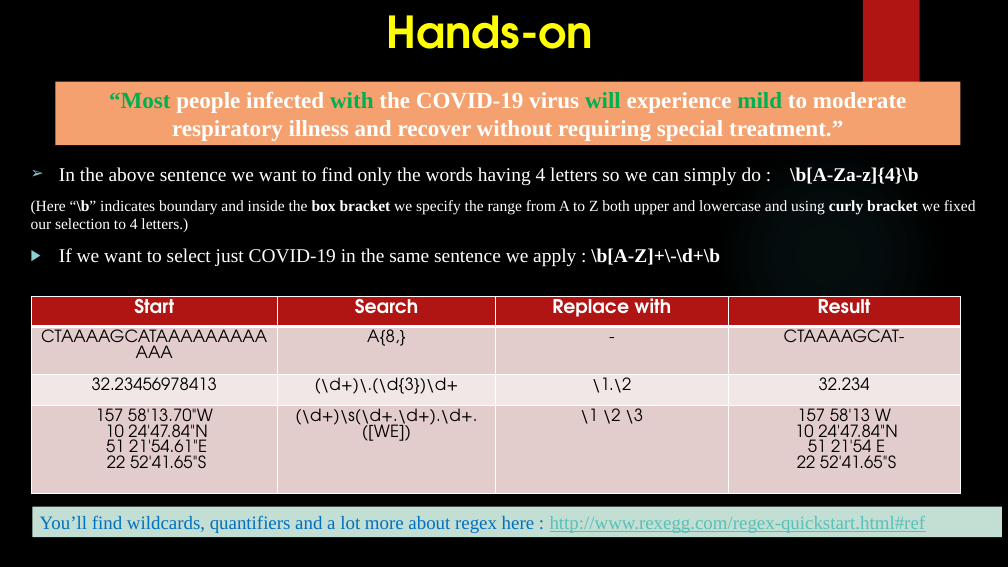
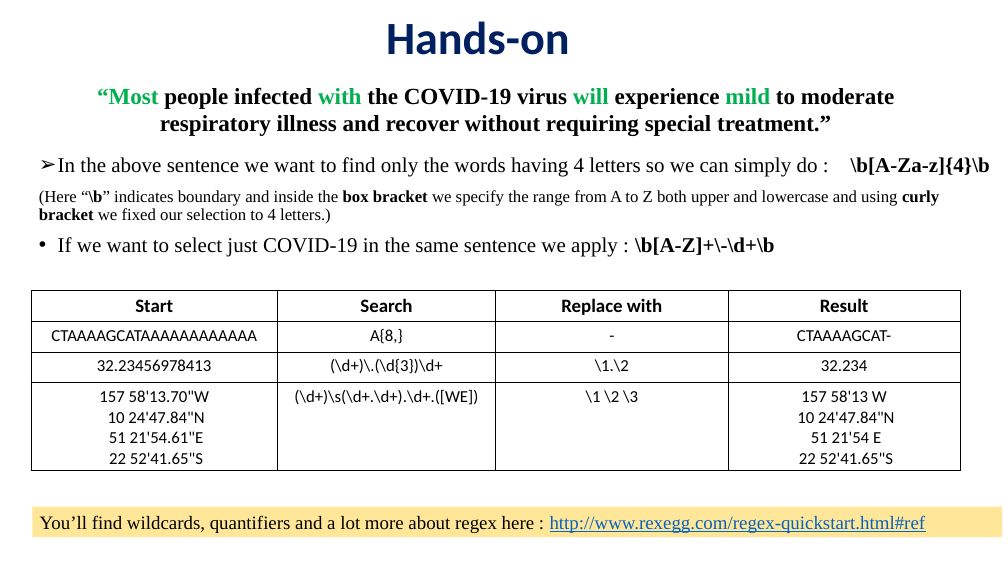
Before and after one commit to mehedi-stat/Learning-Periods, a slide deck: slide 4 of Regex_final.pptx. Drawn at 1008x567 pixels with LibreOffice and Linux fonts; fonts in the diff are those of the drawing; background and template pictures are left out. Boxes give left, top, right and bottom in pixels: in the first picture for what was removed or moved away, otherwise in the second. Text is boxed around its words. In the diff, an @@ line names an element or a change of style, - is before the commit and + after.

```diff
--- a/Regex_final.pptx
+++ b/Regex_final.pptx
@@ background picture (left out) to #FFFFFF @@
@@ title "Hands-on" at [386, 21, 570, 55]: size 42 to 44 pt, font TeX Gyre Adventor to Calibri, text colour #FFFF00 to #002060; line spacing 1 to 0.9; vertical alignment top to middle @@
@@ rectangle removed at [863, 0, 920, 95] @@
@@ text "“Most people infected with the ...": place and size @@
-text "“Most people infected with the ..." at [55, 82, 960, 145]
+text "“Most people infected with the ..." at [97, 87, 894, 136]
@@ text "“Most people infected with the ..." at [97, 87, 894, 136]: text colour #FFFFFF to #000000 in "people infected the COVID-19 virus experience to ..."; fill #F4A16F to none @@
@@ ellipse removed at [712, 138, 944, 371] @@
@@ text "In the above sentence we ...": place and size @@
-text "In the above sentence we ..." at [31, 167, 976, 266]
+text "In the above sentence we ..." at [39, 157, 990, 257]
@@ text "In the above sentence we ..." at [39, 157, 990, 257]: size 18.5 to 20 pt in "In the above sentence we want to ...", "If we want to select just COVID-19 ..."; text colour #FFFFFF to #000000; size 14.8 to 16 pt in "(Here “\b” indicates boundary and inside the ..."; indent changed; line spacing 1 to 0.9; bullet ▶ to • @@
@@ table at [31, 291, 960, 471] @@
@@ fill #B01513 to none in row 1 @@
@@ fill #E4CCCC to none in 8 cells @@
@@ fill #F2E8E7 to none in row 3 @@
@@ font TeX Gyre Adventor to Calibri @@
@@ text colour #FFFFFF to #000000 in "Start", "Search", "Replace with", "Result" @@
@@ borders changed @@
@@ table: place and size @@
-table at [31, 296, 960, 494]
+table at [31, 291, 960, 471]
@@ rectangle "You’ll find wildcards, quantifiers and ..." at [33, 507, 1003, 537]: text colour #0070C0 to #000000 in "You’ll find wildcards, quantifiers and a lot ..."; text colour #58C1BA to #0563C1 in "http://www.rexegg.com/regex-quickstart.html#ref"; fill #C3DED3 to #FFE699 @@
```
Also in this commit, not shown: 3 other slides changed.
